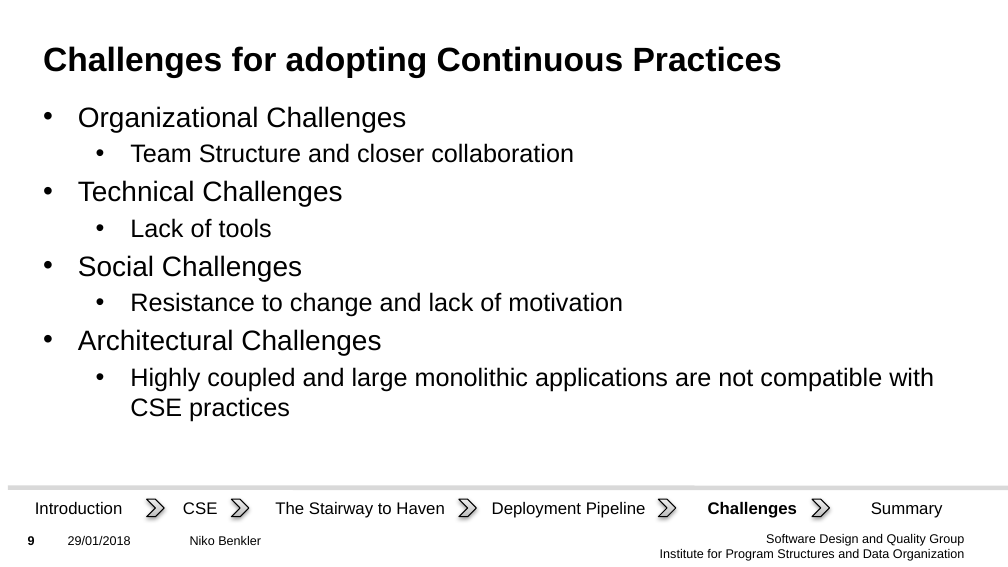
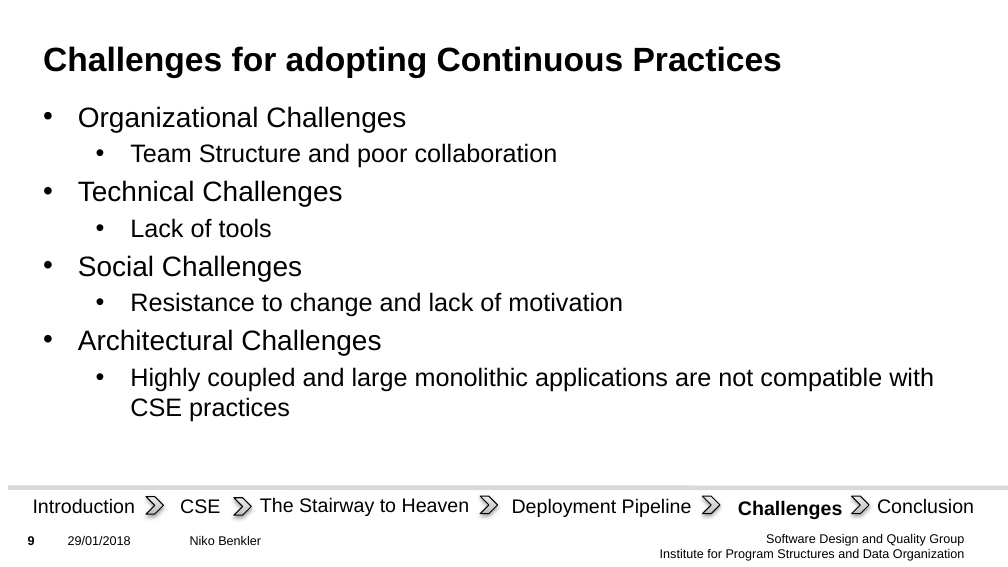
Before and after one commit to Benkler/Proseminar, a slide deck: slide 9 of Präsentation/Präsentation.pptx. Drawn at 1008x567 pixels with LibreOffice and Linux fonts; fonts in the diff are those of the drawing; background and template pictures are left out. Boxes give left, top, right and bottom in pixels: in the first picture for what was removed or moved away, otherwise in the second. Text is boxed around its words. In the diff, an @@ line names an element or a change of style, - is before the commit and + after.

Commit message:
Präsentation Layout verbessert

```diff
--- a/Präsentation/Präsentation.pptx
+++ b/Präsentation/Präsentation.pptx
@@ text at bbox=[130, 143, 558, 168]: text changed @@
-  • Team Structure and closer collaboration
+  • Team Structure and poor collaboration
@@ text "Introduction" at bbox=[33, 498, 136, 514]: size 12 to 14 pt @@
@@ text "CSE" at bbox=[180, 499, 220, 514]: size 12 to 14 pt @@
@@ text at bbox=[260, 497, 470, 516]: text changed; size 12 to 14 pt @@
-The Stairway to Haven
+The Stairway to Heaven
@@ chevron: place and size @@
-chevron at bbox=[459, 499, 476, 516]
+chevron at bbox=[480, 496, 497, 513]
@@ text "Deployment Pipeline": place and size @@
-text "Deployment Pipeline" at bbox=[492, 502, 646, 518]
+text "Deployment Pipeline" at bbox=[512, 498, 692, 517]
@@ text "Deployment Pipeline" at bbox=[512, 498, 692, 517]: size 12 to 14 pt; alignment left to centre @@
@@ chevron: place and size @@
-chevron at bbox=[658, 499, 675, 516]
+chevron at bbox=[703, 496, 720, 513]
@@ text "Challenges" at bbox=[738, 500, 843, 519]: size 12 to 14 pt; alignment left to centre @@
@@ text "Challenges": place and size @@
-text "Challenges" at bbox=[708, 502, 797, 518]
+text "Challenges" at bbox=[738, 500, 843, 519]
@@ chevron: place and size @@
-chevron at bbox=[812, 499, 830, 516]
+chevron at bbox=[852, 496, 869, 513]
@@ text removed at bbox=[871, 502, 943, 518] @@
-Summary
@@ text added at bbox=[877, 498, 974, 514], 14 pt, text #000000 @@
+Conclusion
```
Also in this commit, not shown: 8 other slides changed, 1 slide added.
